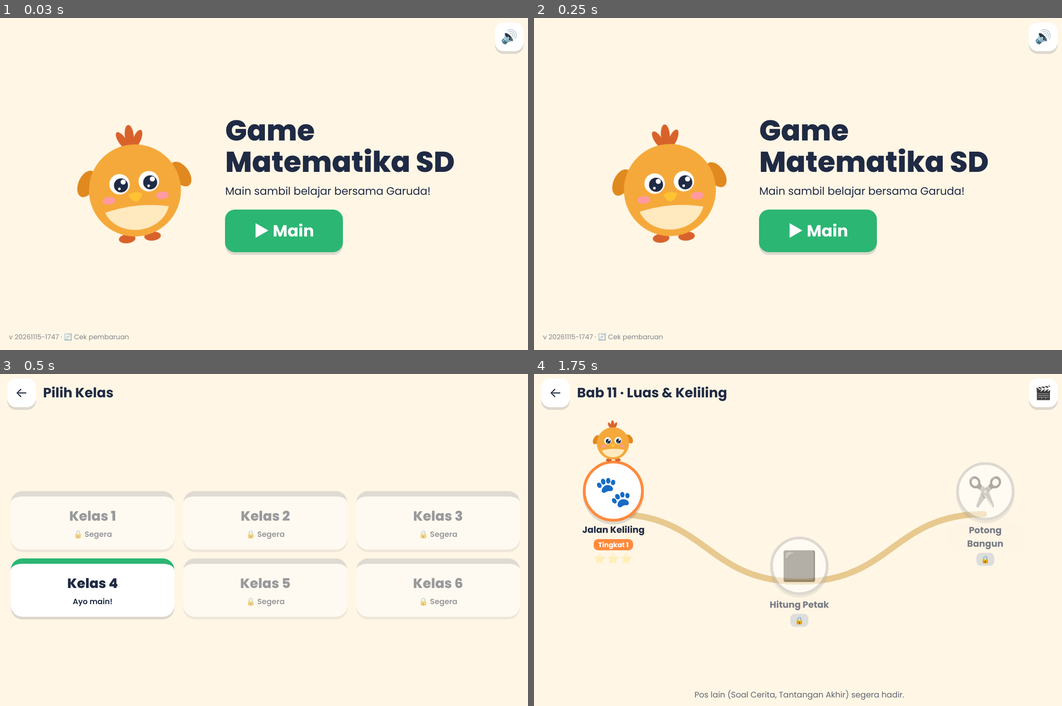
Above: before the commit, frames 1-4 (two rows, left to right).
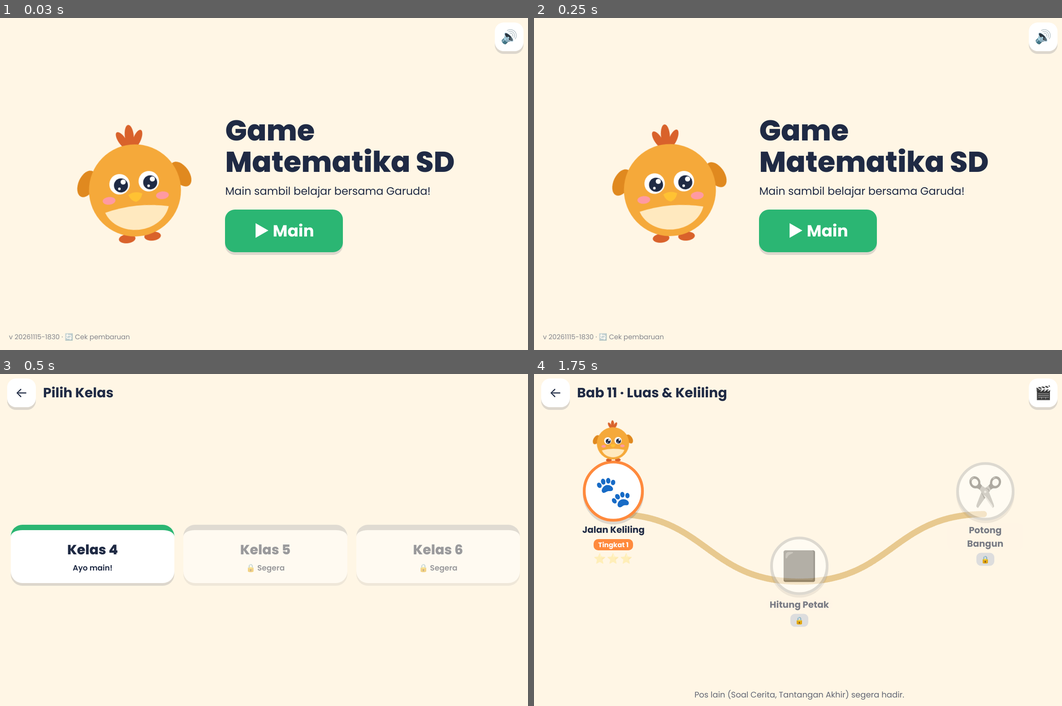
Above: after the commit, the same moments.

Repository: seskiramadhan/game_sd_matematika
Game: browser game, page index.html
The game is run twice, just before and just after one commit, with the same random seed, the same clock (stepped at 60 frames per second) and the same inputs.
Inputs (mouse positions are in pixels of both pictures, inside the frame that each line leads up to):
- Up to frame 1 (0.03 s): no input
- Up to frame 2 (0.25 s): no input
- Up to frame 3 (0.5 s): click "▶ Main" at 0.27 s
- Up to frame 4 (1.75 s): click "Kelas 4 Ayo main!" at 0.52 s; click (798, 583) at 1.07 s; click "Bab 11 Luas & Keliling" at 1.27 s; click (697, 520) at 1.67 s

The runs differ from the first frame. In frame 1, 0.1% of the frame differs, in the area x 8-25%, y 95-98%; in frame 2, 0.1%; in frame 3, 10%, in the area x 2-99%, y 35-74%; in frame 4, nothing differs.

Commit message:
Pilih Kelas: hanya kelas 4–6 (kelas 1–3 tidak dikerjakan), versi 20261115-1830
Co-Authored-By: Claude Opus 5.5 <noreply@anthropic.com>

Diff:
--- a/index.html
+++ b/index.html
@@ -7,7 +7,7 @@
 <meta name="mobile-web-app-capable" content="yes">
 <meta name="apple-mobile-web-app-title" content="Matematika SD">
 <meta name="theme-color" content="#FFF6E5">
-<meta name="versi" content="20261115-1747">
+<meta name="versi" content="20261115-1830">
 <meta http-equiv="Cache-Control" content="no-cache">
 <title>Game Matematika SD</title>
 <link rel="icon" href="assets/garuda/garuda-senang.svg" type="image/svg+xml">
@@ -15,7 +15,7 @@
 <link rel="preconnect" href="https://fonts.googleapis.com">
 <link rel="preconnect" href="https://fonts.gstatic.com" crossorigin>
 <link href="https://fonts.googleapis.com/css2?family=Poppins:wght@400;600;700;800&display=swap" rel="stylesheet">
-<link rel="stylesheet" href="css/style.css?v=20261115-1747">
+<link rel="stylesheet" href="css/style.css?v=20261115-1830">
 </head>
 <body>
 <div id="putar-layar">Putar iPad ke posisi <b>mendatar</b> ya.</div>
@@ -105,66 +105,66 @@
 <div class="toast" id="toast" hidden></div>
 <button class="tombol tombol-perbarui" id="tombol-perbarui" hidden>🔄 Ada versi baru · Perbarui</button>
 
-<script src="js/simpan.js?v=20261115-1747"></script>
-<script src="js/suara.js?v=20261115-1747"></script>
-<script src="js/engine.js?v=20261115-1747"></script>
-<script src="js/kelas-4/bab-1/bilangan.js?v=20261115-1747"></script>
-<script src="js/kelas-4/bab-1/susun-angka.js?v=20261115-1747"></script>
-<script src="js/kelas-4/bab-1/mana-lebih-besar.js?v=20261115-1747"></script>
-<script src="js/kelas-4/bab-1/bulatkan.js?v=20261115-1747"></script>
-<script src="js/kelas-4/bab-1/bab.js?v=20261115-1747"></script>
-<script src="js/kelas-4/bab-2/hitung.js?v=20261115-1747"></script>
-<script src="js/kelas-4/bab-2/tabel-kilat.js?v=20261115-1747"></script>
-<script src="js/kelas-4/bab-2/kali-kotak.js?v=20261115-1747"></script>
-<script src="js/kelas-4/bab-2/bagi-bersusun.js?v=20261115-1747"></script>
-<script src="js/kelas-4/bab-2/bab.js?v=20261115-1747"></script>
-<script src="js/kelas-4/bab-3/bagi-rata.js?v=20261115-1747"></script>
-<script src="js/kelas-4/bab-3/katak-loncat.js?v=20261115-1747"></script>
-<script src="js/kelas-4/bab-3/prima.js?v=20261115-1747"></script>
-<script src="js/soal-cerita.js?v=20261115-1747"></script>
-<script src="js/kelas-4/bab-3/soal-cerita-data.js?v=20261115-1747"></script>
-<script src="js/kelas-4/bab-3/bab.js?v=20261115-1747"></script>
-<script src="js/kelas-4/bab-4/pecahan.js?v=20261115-1747"></script>
-<script src="js/kelas-4/bab-4/potong-pizza.js?v=20261115-1747"></script>
-<script src="js/kelas-4/bab-4/cokelat-kembar.js?v=20261115-1747"></script>
-<script src="js/kelas-4/bab-4/bandingkan.js?v=20261115-1747"></script>
-<script src="js/kelas-4/bab-4/bab.js?v=20261115-1747"></script>
-<script src="js/kelas-4/bab-5/campuran.js?v=20261115-1747"></script>
-<script src="js/kelas-4/bab-5/roti-utuh.js?v=20261115-1747"></script>
-<script src="js/kelas-4/bab-5/tukar-bentuk.js?v=20261115-1747"></script>
-<script src="js/kelas-4/bab-5/bagi-kelompok.js?v=20261115-1747"></script>
-<script src="js/kelas-4/bab-5/bab.js?v=20261115-1747"></script>
-<script src="js/kelas-4/bab-6/desimal.js?v=20261115-1747"></script>
-<script src="js/kelas-4/bab-6/kotak-seratus.js?v=20261115-1747"></script>
-<script src="js/kelas-4/bab-6/garis-desimal.js?v=20261115-1747"></script>
-<script src="js/kelas-4/bab-6/mana-lebih-besar.js?v=20261115-1747"></script>
-<script src="js/kelas-4/bab-6/bab.js?v=20261115-1747"></script>
-<script src="js/kelas-4/bab-7/persen.js?v=20261115-1747"></script>
-<script src="js/kelas-4/bab-7/kotak-persen.js?v=20261115-1747"></script>
-<script src="js/kelas-4/bab-7/tukar-persen.js?v=20261115-1747"></script>
-<script src="js/kelas-4/bab-7/persen-dari.js?v=20261115-1747"></script>
-<script src="js/kelas-4/bab-7/bab.js?v=20261115-1747"></script>
-<script src="js/kelas-4/bab-8/sudut.js?v=20261115-1747"></script>
-<script src="js/kelas-4/bab-8/jenis-sudut.js?v=20261115-1747"></script>
-<script src="js/kelas-4/bab-8/baca-busur.js?v=20261115-1747"></script>
-<script src="js/kelas-4/bab-8/putar-arah.js?v=20261115-1747"></script>
-<script src="js/kelas-4/bab-8/bab.js?v=20261115-1747"></script>
-<script src="js/kelas-4/bab-9/garis.js?v=20261115-1747"></script>
-<script src="js/kelas-4/bab-9/jenis-garis.js?v=20261115-1747"></script>
-<script src="js/kelas-4/bab-9/tarik-garis.js?v=20261115-1747"></script>
-<script src="js/kelas-4/bab-9/sudut-silang.js?v=20261115-1747"></script>
-<script src="js/kelas-4/bab-9/bab.js?v=20261115-1747"></script>
-<script src="js/kelas-4/bab-10/bangun.js?v=20261115-1747"></script>
-<script src="js/kelas-4/bab-10/hitung-sisi.js?v=20261115-1747"></script>
-<script src="js/kelas-4/bab-10/cek-sifat.js?v=20261115-1747"></script>
-<script src="js/kelas-4/bab-10/susun-bangun.js?v=20261115-1747"></script>
-<script src="js/kelas-4/bab-10/bab.js?v=20261115-1747"></script>
-<script src="js/kelas-4/bab-11/luas.js?v=20261115-1747"></script>
-<script src="js/kelas-4/bab-11/jalan-keliling.js?v=20261115-1747"></script>
-<script src="js/kelas-4/bab-11/hitung-petak.js?v=20261115-1747"></script>
-<script src="js/kelas-4/bab-11/potong-bangun.js?v=20261115-1747"></script>
-<script src="js/kelas-4/bab-11/bab.js?v=20261115-1747"></script>
-<script src="js/app.js?v=20261115-1747"></script>
-<script src="js/versi.js?v=20261115-1747"></script>
+<script src="js/simpan.js?v=20261115-1830"></script>
+<script src="js/suara.js?v=20261115-1830"></script>
+<script src="js/engine.js?v=20261115-1830"></script>
+<script src="js/kelas-4/bab-1/bilangan.js?v=20261115-1830"></script>
+<script src="js/kelas-4/bab-1/susun-angka.js?v=20261115-1830"></script>
+<script src="js/kelas-4/bab-1/mana-lebih-besar.js?v=20261115-1830"></script>
+<script src="js/kelas-4/bab-1/bulatkan.js?v=20261115-1830"></script>
+<script src="js/kelas-4/bab-1/bab.js?v=20261115-1830"></script>
+<script src="js/kelas-4/bab-2/hitung.js?v=20261115-1830"></script>
+<script src="js/kelas-4/bab-2/tabel-kilat.js?v=20261115-1830"></script>
+<script src="js/kelas-4/bab-2/kali-kotak.js?v=20261115-1830"></script>
+<script src="js/kelas-4/bab-2/bagi-bersusun.js?v=20261115-1830"></script>
+<script src="js/kelas-4/bab-2/bab.js?v=20261115-1830"></script>
+<script src="js/kelas-4/bab-3/bagi-rata.js?v=20261115-1830"></script>
+<script src="js/kelas-4/bab-3/katak-loncat.js?v=20261115-1830"></script>
+<script src="js/kelas-4/bab-3/prima.js?v=20261115-1830"></script>
+<script src="js/soal-cerita.js?v=20261115-1830"></script>
+<script src="js/kelas-4/bab-3/soal-cerita-data.js?v=20261115-1830"></script>
+<script src="js/kelas-4/bab-3/bab.js?v=20261115-1830"></script>
+<script src="js/kelas-4/bab-4/pecahan.js?v=20261115-1830"></script>
+<script src="js/kelas-4/bab-4/potong-pizza.js?v=20261115-1830"></script>
+<script src="js/kelas-4/bab-4/cokelat-kembar.js?v=20261115-1830"></script>
+<script src="js/kelas-4/bab-4/bandingkan.js?v=20261115-1830"></script>
+<script src="js/kelas-4/bab-4/bab.js?v=20261115-1830"></script>
+<script src="js/kelas-4/bab-5/campuran.js?v=20261115-1830"></script>
+<script src="js/kelas-4/bab-5/roti-utuh.js?v=20261115-1830"></script>
+<script src="js/kelas-4/bab-5/tukar-bentuk.js?v=20261115-1830"></script>
+<script src="js/kelas-4/bab-5/bagi-kelompok.js?v=20261115-1830"></script>
+<script src="js/kelas-4/bab-5/bab.js?v=20261115-1830"></script>
+<script src="js/kelas-4/bab-6/desimal.js?v=20261115-1830"></script>
+<script src="js/kelas-4/bab-6/kotak-seratus.js?v=20261115-1830"></script>
+<script src="js/kelas-4/bab-6/garis-desimal.js?v=20261115-1830"></script>
+<script src="js/kelas-4/bab-6/mana-lebih-besar.js?v=20261115-1830"></script>
+<script src="js/kelas-4/bab-6/bab.js?v=20261115-1830"></script>
+<script src="js/kelas-4/bab-7/persen.js?v=20261115-1830"></script>
+<script src="js/kelas-4/bab-7/kotak-persen.js?v=20261115-1830"></script>
+<script src="js/kelas-4/bab-7/tukar-persen.js?v=20261115-1830"></script>
+<script src="js/kelas-4/bab-7/persen-dari.js?v=20261115-1830"></script>
+<script src="js/kelas-4/bab-7/bab.js?v=20261115-1830"></script>
+<script src="js/kelas-4/bab-8/sudut.js?v=20261115-1830"></script>
+<script src="js/kelas-4/bab-8/jenis-sudut.js?v=20261115-1830"></script>
+<script src="js/kelas-4/bab-8/baca-busur.js?v=20261115-1830"></script>
+<script src="js/kelas-4/bab-8/putar-arah.js?v=20261115-1830"></script>
+<script src="js/kelas-4/bab-8/bab.js?v=20261115-1830"></script>
+<script src="js/kelas-4/bab-9/garis.js?v=20261115-1830"></script>
+<script src="js/kelas-4/bab-9/jenis-garis.js?v=20261115-1830"></script>
+<script src="js/kelas-4/bab-9/tarik-garis.js?v=20261115-1830"></script>
+<script src="js/kelas-4/bab-9/sudut-silang.js?v=20261115-1830"></script>
+<script src="js/kelas-4/bab-9/bab.js?v=20261115-1830"></script>
+<script src="js/kelas-4/bab-10/bangun.js?v=20261115-1830"></script>
+<script src="js/kelas-4/bab-10/hitung-sisi.js?v=20261115-1830"></script>
+<script src="js/kelas-4/bab-10/cek-sifat.js?v=20261115-1830"></script>
+<script src="js/kelas-4/bab-10/susun-bangun.js?v=20261115-1830"></script>
+<script src="js/kelas-4/bab-10/bab.js?v=20261115-1830"></script>
+<script src="js/kelas-4/bab-11/luas.js?v=20261115-1830"></script>
+<script src="js/kelas-4/bab-11/jalan-keliling.js?v=20261115-1830"></script>
+<script src="js/kelas-4/bab-11/hitung-petak.js?v=20261115-1830"></script>
+<script src="js/kelas-4/bab-11/potong-bangun.js?v=20261115-1830"></script>
+<script src="js/kelas-4/bab-11/bab.js?v=20261115-1830"></script>
+<script src="js/app.js?v=20261115-1830"></script>
+<script src="js/versi.js?v=20261115-1830"></script>
 </body>
 </html>
--- a/js/app.js
+++ b/js/app.js
@@ -35,7 +35,7 @@
   // ---------- Pilih kelas ----------
   function isiKelas() {
     const wadah = $('daftar-kelas'); wadah.innerHTML = '';
-    for (let k = 1; k <= 6; k++) {
+    for (let k = 4; k <= 6; k++) {   // produk hanya kelas 4–6 (keputusan Ayah 15 Nov 2026)
       const ada = Object.values(DAFTAR_BAB).some((b) => b.kelas === k);
       const t = document.createElement('button');
       t.className = 'kartu-pilih' + (ada ? '' : ' kunci');
--- a/versi.json
+++ b/versi.json
@@ -1 +1 @@
-{"versi":"20261115-1747"}
+{"versi":"20261115-1830"}
